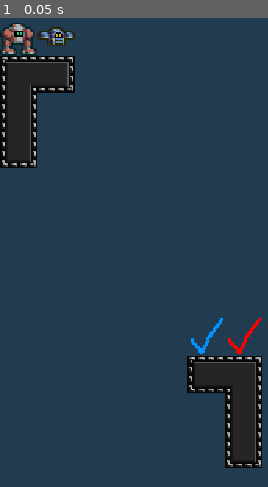
Above: before the commit, frame 1.
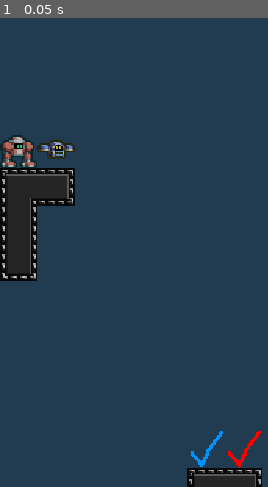
Above: after the commit, the same moment.

Repository: Patashu/Entwined-Time
Game: Godot game, scene res://levels/TheBoundlessSkyEx2.tscn
Two runs of this game, one before a commit and one after it. Both use one fixed random seed, a clock stepped at 60 frames per second and the inputs below. This scene is started directly instead of the project's main scene.
Inputs:
- Up to frame 1 (0.05 s): no input

The runs differ from the first frame. In frame 1, 16% of the frame differs, in the area x 0-98%, y 1-100%.

Commit message:
twiddle boundless sky var2 down

Diff:
--- a/levels/TheBoundlessSkyEx2.tscn
+++ b/levels/TheBoundlessSkyEx2.tscn
@@ -7,7 +7,7 @@
 tile_set = ExtResource( 2 )
 cell_size = Vector2( 24, 24 )
 format = 1
-tile_data = PoolIntArray( 0, 2, 0, 1, 8, 0, 65536, 14, 524290, 65537, 14, 196615, 131072, 14, 262145, 196608, 14, 327681, 524293, 7, 0, 524294, 1, 0, 589829, 14, 196613, 589830, 14, 524292, 655366, 14, 262145, 720902, 14, 327681 )
+tile_data = PoolIntArray( 196608, 2, 0, 196609, 8, 0, 262144, 14, 524290, 262145, 14, 196615, 327680, 14, 262145, 393216, 14, 327681, 720901, 7, 0, 720902, 1, 0, 786437, 14, 196613, 786438, 14, 524292, 851974, 14, 262145, 917510, 14, 327681 )
 
 [node name="LevelInfo" type="Node" parent="."]
 script = ExtResource( 1 )
Not shown, changed: .mono/metadata/ide_messaging_meta.txt
